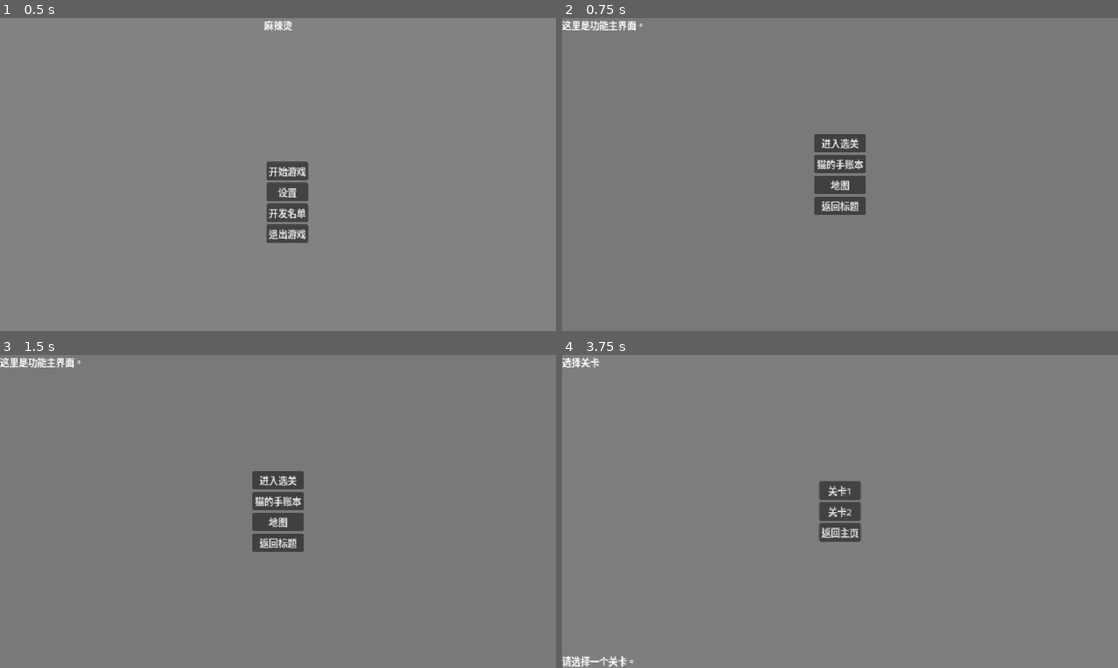
Above: before the commit, frames 1-4 (two rows, left to right).
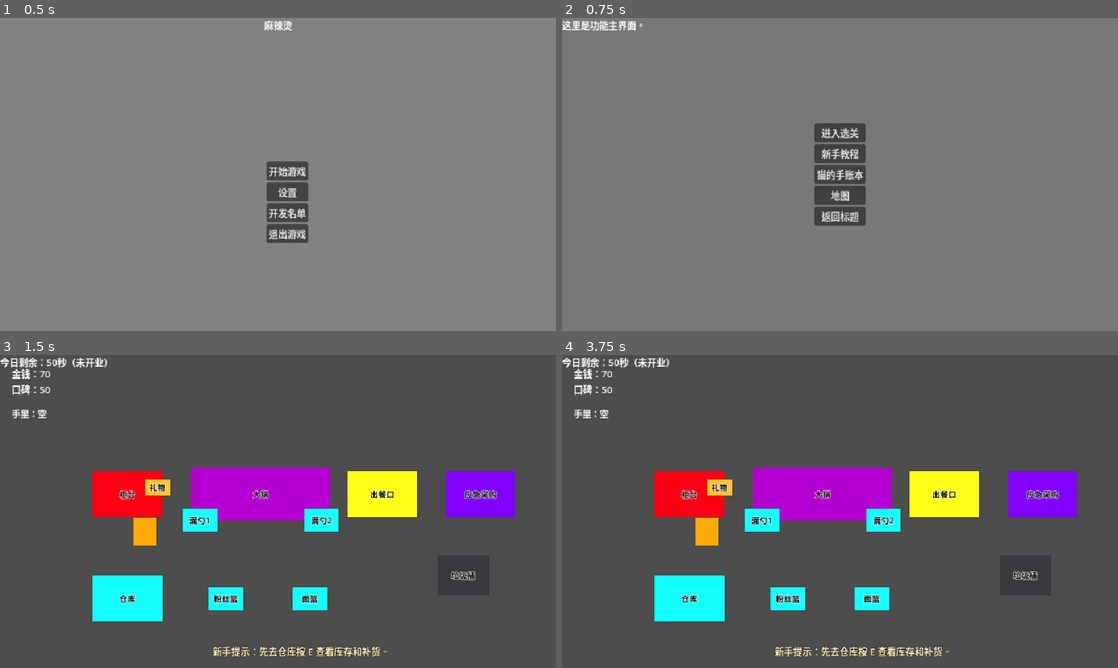
Above: after the commit, the same moments.

Repository: lcy2333orz-crypto/midemalatang
Game: Godot game, scene res://scenes/menus/title_menu.tscn
The game is run twice, just before and just after one commit, with the same random seed, the same clock (stepped at 60 frames per second) and the same inputs.
Inputs (mouse positions are in pixels of both pictures, inside the frame that each line leads up to):
- Up to frame 1 (0.5 s): no input
- Up to frame 2 (0.75 s): click "开始游戏" at 0.5 s
- Up to frame 3 (1.5 s): click (278, 489) at 1.25 s, where only the run after the commit has a clickable "新手教程"
- Up to frame 4 (3.75 s): click (840, 542) at 2 s, where only the run before the commit has a clickable "返回标题"; click (851, 508) at 2.75 s, where only the run before the commit has a clickable "开始游戏"; click (840, 480) at 3.5 s, where only the run before the commit has a clickable "进入选关"

Frame 1 is identical in both runs. In frame 2, 1.9% of the frame differs, in the area x 45-55%, y 33-67%; in frame 3, 99%; in frame 4, 99%, in the area x 0-100%, y 0-100%.

Commit message:
更改顾客排队逻辑

Diff:
--- a/data/text_db.json
+++ b/data/text_db.json
@@ -53,6 +53,7 @@
 	"UI_TITLE_SETTINGS_NOT_READY": "设置界面暂未制作。",
 	"UI_TITLE_CREDITS_NOT_READY": "开发名单暂未制作。",
 	"UI_HOME_ENTER_STAGE": "进入选关",
+	"UI_HOME_TUTORIAL": "新手教程",
 	"UI_HOME_NOTEBOOK": "猫的手账本",
 	"UI_HOME_MAP": "地图",
 	"UI_HOME_BACK": "返回标题",
@@ -418,6 +419,7 @@
 	"UI_TITLE_SETTINGS_NOT_READY": "Settings screen is not ready yet.",
 	"UI_TITLE_CREDITS_NOT_READY": "Credits screen is not ready yet.",
 	"UI_HOME_ENTER_STAGE": "Stage Select",
+	"UI_HOME_TUTORIAL": "Tutorial",
 	"UI_HOME_NOTEBOOK": "Cat Notebook",
 	"UI_HOME_MAP": "Map",
 	"UI_HOME_BACK": "Back to Title",
--- a/gameplay/systems/order_system.gd
+++ b/gameplay/systems/order_system.gd
@@ -279,12 +279,6 @@
 
 	customer.start_waiting_for_food(needs_main_food_cooking, needs_ingredient_cooking)
 
-	var delivery_spot: Node = manager.get_tree().get_first_node_in_group("delivery_spot") as Node
-	if delivery_spot:
-		customer.go_to_delivery(delivery_spot.global_position)
-	else:
-		print("No delivery spot found.")
-
 	manager.pending_order_system.add(customer)
 
 	manager.customer_queue_system.release_counter_customer(customer)
--- a/gameplay/systems/pending_order_system.gd
+++ b/gameplay/systems/pending_order_system.gd
@@ -149,22 +149,36 @@
 
 
 func get_delivery_wait_position(index: int) -> Vector2:
-	var delivery_spot: Node2D = manager.get_tree().get_first_node_in_group("delivery_spot") as Node2D
-	var base_position: Vector2 = Vector2(680, 135)
+	var base_position: Vector2 = Vector2(740, 135)
 
-	if delivery_spot != null and is_instance_valid(delivery_spot):
-		base_position = Vector2(delivery_spot.global_position.x, 135)
+	if manager == null or not is_instance_valid(manager):
+		return get_delivery_wait_position_from_base(base_position, index)
 
+	if not manager.is_inside_tree():
+		return get_delivery_wait_position_from_base(base_position, index)
+
+	var delivery_wait_spot: Node2D = manager.get_tree().get_first_node_in_group("delivery_wait_spot") as Node2D
+	if delivery_wait_spot != null and is_instance_valid(delivery_wait_spot):
+		base_position = delivery_wait_spot.global_position
+	else:
+		var delivery_spot: Node2D = manager.get_tree().get_first_node_in_group("delivery_spot") as Node2D
+		if delivery_spot != null and is_instance_valid(delivery_spot):
+			base_position = delivery_spot.global_position + Vector2(60, -85)
+
+	return get_delivery_wait_position_from_base(base_position, index)
+
+
+func get_delivery_wait_position_from_base(base_position: Vector2, index: int) -> Vector2:
 	var offsets: Array[Vector2] = [
 		Vector2(0, 0),
-		Vector2(-62, 0),
-		Vector2(62, 0),
-		Vector2(-124, 0),
-		Vector2(124, 0),
-		Vector2(0, -48)
+		Vector2(0, 46),
+		Vector2(0, 92),
+		Vector2(54, 0),
+		Vector2(54, 46),
+		Vector2(54, 92)
 	]
 
 	if index < offsets.size():
 		return base_position + offsets[index]
 
-	return base_position + Vector2((index - offsets.size() + 1) * 42, -48)
+	return base_position + Vector2(54 * int(index / offsets.size()), 46 * int(index % offsets.size()))
--- a/scenes/gameplay/main.tscn
+++ b/scenes/gameplay/main.tscn
@@ -73,13 +73,16 @@
 position = Vector2(40, 135)
 
 [node name="QueueSpot1" type="Marker2D" parent="Spawns" unique_id=335344092]
-position = Vector2(280, 135)
+position = Vector2(280, 145)
 
 [node name="QueueSpot2" type="Marker2D" parent="Spawns" unique_id=2103792036]
-position = Vector2(200, 135)
+position = Vector2(280, 95)
 
 [node name="QueueSpot3" type="Marker2D" parent="Spawns" unique_id=1534848966]
-position = Vector2(120, 135)
+position = Vector2(280, 45)
+
+[node name="DeliveryWaitSpot" type="Marker2D" parent="Spawns" groups=["delivery_wait_spot"]]
+position = Vector2(740, 135)
 
 [node name="ExitPoint" type="Marker2D" parent="Spawns" unique_id=1300883298 groups=["exit_point"]]
 position = Vector2(900, 135)
--- a/scenes/menus/home_menu.gd
+++ b/scenes/menus/home_menu.gd
@@ -2,6 +2,7 @@
 
 @onready var title_label: Label = $TitleLabel
 @onready var stage_select_button: Button = $MenuBox/StageSelectButton
+@onready var tutorial_button: Button = $MenuBox/TutorialButton
 @onready var notebook_button: Button = $MenuBox/NotebookButton
 @onready var map_button: Button = $MenuBox/MapButton
 @onready var back_button: Button = $MenuBox/BackButton
@@ -9,12 +10,14 @@
 
 func _ready() -> void:
 	stage_select_button.pressed.connect(_on_stage_select_button_pressed)
+	tutorial_button.pressed.connect(_on_tutorial_button_pressed)
 	notebook_button.pressed.connect(_on_notebook_button_pressed)
 	map_button.pressed.connect(_on_map_button_pressed)
 	back_button.pressed.connect(_on_back_button_pressed)
 
 	title_label.text = ""
 	stage_select_button.text = TextDB.get_text("UI_HOME_ENTER_STAGE")
+	tutorial_button.text = TextDB.get_text("UI_HOME_TUTORIAL")
 	notebook_button.text = TextDB.get_text("UI_HOME_NOTEBOOK")
 	map_button.text = TextDB.get_text("UI_HOME_MAP")
 	back_button.text = TextDB.get_text("UI_HOME_BACK")
@@ -24,6 +27,10 @@
 func _on_stage_select_button_pressed() -> void:
 	get_tree().change_scene_to_file("res://scenes/menus/stage_select.tscn")
 
+func _on_tutorial_button_pressed() -> void:
+	RunSetupData.setup_tutorial_run("stage_1", 3)
+	get_tree().change_scene_to_file("res://scenes/gameplay/main.tscn")
+
 func _on_notebook_button_pressed() -> void:
 	message_label.text = TextDB.get_text("UI_HOME_NOTEBOOK_NOT_READY")
 
--- a/scenes/menus/home_menu.tscn
+++ b/scenes/menus/home_menu.tscn
@@ -36,14 +36,18 @@
 anchor_right = 0.5
 anchor_bottom = 0.5
 offset_left = -44.0
-offset_top = -68.0
+offset_top = -84.0
 offset_right = 44.0
-offset_bottom = 68.0
+offset_bottom = 84.0
 grow_horizontal = 2
 grow_vertical = 2
-pivot_offset = Vector2(44, 68)
+pivot_offset = Vector2(44, 84)
 
 [node name="StageSelectButton" type="Button" parent="MenuBox" unique_id=1928994622]
+layout_mode = 2
+text = "\"\""
+
+[node name="TutorialButton" type="Button" parent="MenuBox"]
 layout_mode = 2
 text = "\"\""
 
